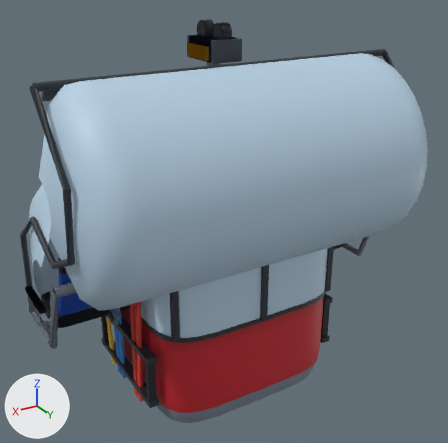
A saved change to the glTF model val-des-sapins/assets/lift_vehicles.glb.
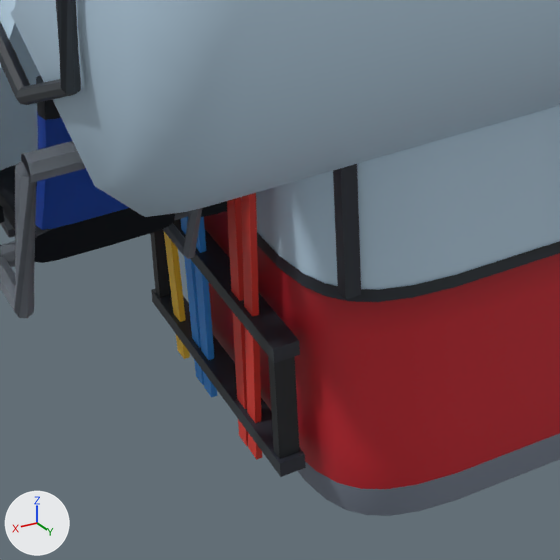
Each version is shown whole from a camera (50 mm lens) standing at (2.99, 5.17, 0.82) and looking at (0.0, 0.18, -1.67), then close up on the part from 10% to 57% of the width and 52% to 99% of the height. Every picture has the same lights, and +X, +Y and +Z are marked at lower left. The first two pictures are the older version. Vertices at exactly the same position are counted once.

Names of what the first close-up shows: 'bubble_closed', 'bubble_open', 'cabin10_body', 'cabin10_glass', 'chair6_closed', 'chair6_open'.
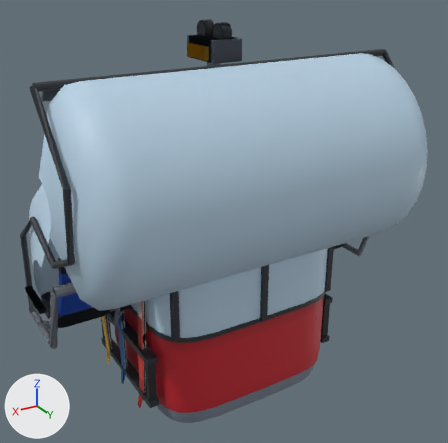
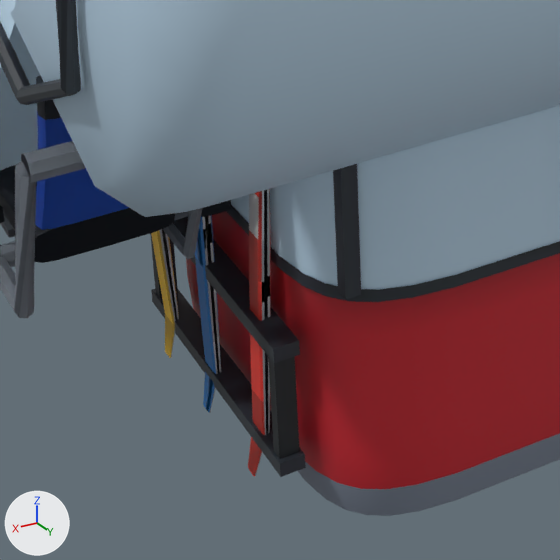
The change, as a list of edits to the scene's bpy script:
```text
Change me_cabin10_body:
    used by ob_cabin10_body; location = (0.0, 0.0, 0.0)
    remove me_cabin10_body.from_pydata(...)  # 904 vertices, 1532 faces; spans x -1.12..1.12, y -0.95..0.95, z -3.48..0.26
    add me_cabin10_body.from_pydata(...)  # 1688 vertices, 3068 faces; spans x -1.29..1.29, y -0.95..0.95, z -3.48..0.26
    me_cabin10_body part 1: the loose piece of 8 vertices spanning x 1.08..1.1, y -0.14..-0.06, z -3.35..-1.85 is scaled about its middle by (2, 1.53, 0.0233), then moved by (-0.06, 0.52, 0.56)
    me_cabin10_body part 2: the loose piece of 8 vertices spanning x 1.08..1.1, y 0.3..0.5, z -3.35..-1.85 is rebuilt with 68 vertices and now spans x 1.04..1.14, y 0.36..0.48, z -3.36..-1.66
    me_cabin10_body part 3: the loose piece of 8 vertices spanning x 1.08..1.1, y -0.55..-0.35, z -3.35..-1.85 is rebuilt with 68 vertices and now spans x 1.06..1.16, y -0.51..-0.39, z -3.35..-1.65
    me_cabin10_body part 4: 16 vertices removed from x 1.08..1.1, y -0.29..0.35, z -3.35..-1.85; 280 vertices added at x 0.9..1.29, y -0.5..0.47, z -3.36..-1.65
    me_cabin10_body part 5: 100 kept faces spanning x -1.0..1.0, y -0.89..0.77, z -3.48..0.06 get new vertex colours; the middle colour goes from red #b21e2a to red #ae1e29
    other edits to the shape of me_cabin10_body do not show in these pictures
```

What differs and where, as boxes (x1, y1, x2, y2) in the close-ups (560 x 560 px; the box of a moved part takes in the faces that stretch with it):
part 1 of me_cabin10_body, moved or reshaped (not visible afterwards)
    before: (195, 217, 217, 398)
part 2 of me_cabin10_body, rebuilt
    before: (241, 193, 262, 460)
    after: (248, 190, 266, 476)
part 3 of me_cabin10_body, rebuilt
    before: (164, 232, 190, 359)
    after: (162, 229, 179, 319)
part 4 of me_cabin10_body, reshaped
    before: (181, 197, 248, 446)
    after: (151, 189, 271, 433)
part 5 of me_cabin10_body, edited (looks the same)
    both: (212, 220, 331, 480)
